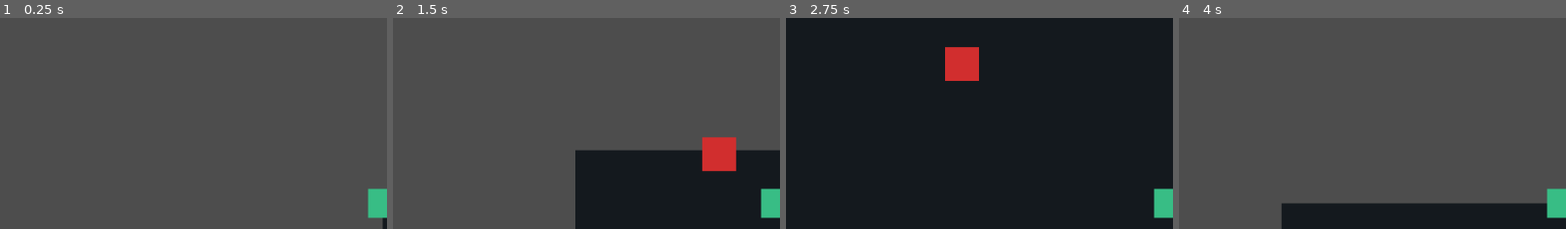
Above: before the commit, frames 1-4 (left to right).
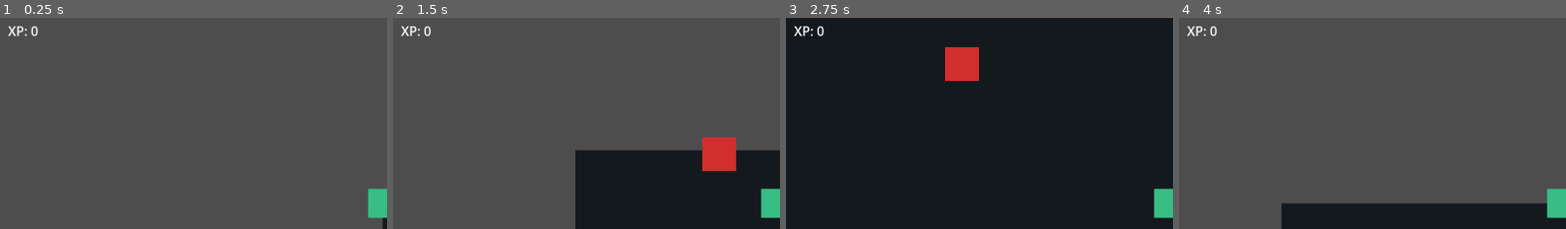
Above: after the commit, the same moments.

Repository: djlasher/Multi-Agent-Volume-1-RPG
Game: Godot game, scene res://scenes/main.tscn
Same seed, same stepped clock (60 frames per second), same inputs: the game is played once before the commit and once after it.
Inputs (mouse positions are % of the whole screen's width and height, from its top left):
- Up to frame 1 (0.25 s): no input
- Up to frame 2 (1.5 s): tap Enter at 0.5 s; move the mouse to (72, 43) at 0.52 s; hold Right (ui_right) 0.53-1.28 s; tap R at 0.6, 1.35 s; click (72, 43) at 0.67 s; tap Space at 0.77 s; move the mouse to (30, 54) at 1.27 s; hold Down (ui_down) from 1.28 s (still down)
- Up to frame 3 (2.75 s): tap Space at 1.52 s; move the mouse to (60, 26) at 2.02 s; release Down (ui_down) at 2.03 s; hold Right (ui_right) from 2.03 s (still down); tap R at 2.1 s
- Up to frame 4 (4 s): move the mouse to (45, 69) at 2.77 s; release Right (ui_right) at 2.78 s; hold Up (ui_up) 2.78-3.53 s; tap R at 2.85, 3.6 s; click (45, 69) at 2.92 s; tap Space at 3.02, 3.77 s; move the mouse to (80, 64) at 3.52 s; hold Left (ui_left) from 3.53 s (still down)
The pictures show only the part of the screen within x 1-51%, y 5-55%; the shares and areas given below are measured in that part.

The runs differ from the first frame. In frame 1, 0.2% of the frame differs, in the area x 2-10%, y 3-9%; in frame 2, 0.2%; in frame 3, 0.2%; in frame 4, 0.2%.

Commit message:
Add XP pickup loop

Diff:
--- a/scenes/main.tscn
+++ b/scenes/main.tscn
@@ -37,6 +37,13 @@
 offset_bottom=42.0
 text="Enemies defeated: 0"
 
+[node name="XPCountLabel" type="Label" parent="GameUI"]
+offset_left=16.0
+offset_top=44.0
+offset_right=220.0
+offset_bottom=70.0
+text="XP: 0"
+
 [node name="GameOverLabel" type="Label" parent="GameUI"]
 visible=false
 offset_left=324.0
--- /dev/null
+++ b/scenes/xp_pickup.tscn
@@ -0,0 +1,19 @@
+[gd_scene load_steps=3 format=3 uid="uid://xp_pickup_placeholder"]
+
+[ext_resource type="Script" path="res://scripts/xp_pickup.gd" id="1_xp_pickup_script"]
+
+[sub_resource type="RectangleShape2D" id="1"]
+size=Vector2(14, 14)
+
+[node name="XPPickup" type="Area2D"]
+script=ExtResource("1_xp_pickup_script")
+
+[node name="Body" type="ColorRect" parent="."]
+offset_left=-7.0
+offset_top=-7.0
+offset_right=7.0
+offset_bottom=7.0
+color=Color(0.35, 0.65, 1, 1)
+
+[node name="CollisionShape2D" type="CollisionShape2D" parent="."]
+shape=SubResource("1")
--- a/scripts/enemy.gd
+++ b/scripts/enemy.gd
@@ -36,5 +36,5 @@
 		defeated = true
 		print("Enemy defeated")
 		if get_tree().current_scene.has_method("enemy_defeated"):
-			get_tree().current_scene.enemy_defeated()
+			get_tree().current_scene.enemy_defeated(global_position)
 		queue_free()
--- a/scripts/main.gd
+++ b/scripts/main.gd
@@ -1,22 +1,32 @@
 extends Node2D
 
 const ENEMY_SCENE := preload("res://scenes/enemy.tscn")
+const XP_PICKUP_SCENE := preload("res://scenes/xp_pickup.tscn")
 
 @export var enemy_respawn_delay: float = 1.25
 
 var enemies_defeated: int = 0
+var xp: int = 0
 
 @onready var defeated_count_label: Label = $GameUI/DefeatedCountLabel
+@onready var xp_count_label: Label = $GameUI/XPCountLabel
 @onready var enemy_spawn_point: Node2D = $EnemySpawnPoint
 
 func _ready() -> void:
 	_update_defeated_count()
+	_update_xp_count()
 
-func enemy_defeated() -> void:
+func enemy_defeated(defeat_position: Vector2) -> void:
 	enemies_defeated += 1
 	_update_defeated_count()
 	print("Enemies defeated: %s" % enemies_defeated)
+	_spawn_xp_pickup(defeat_position)
 	_respawn_enemy_after_delay()
+
+func collect_xp(amount: int) -> void:
+	xp += amount
+	_update_xp_count()
+	print("XP: %s" % xp)
 
 func _respawn_enemy_after_delay() -> void:
 	await get_tree().create_timer(enemy_respawn_delay).timeout
@@ -24,5 +34,13 @@
 	enemy.position = enemy_spawn_point.position
 	add_child(enemy)
 
+func _spawn_xp_pickup(spawn_position: Vector2) -> void:
+	var pickup := XP_PICKUP_SCENE.instantiate()
+	pickup.position = spawn_position
+	add_child(pickup)
+
 func _update_defeated_count() -> void:
 	defeated_count_label.text = "Enemies defeated: %s" % enemies_defeated
+
+func _update_xp_count() -> void:
+	xp_count_label.text = "XP: %s" % xp
--- /dev/null
+++ b/scripts/xp_pickup.gd
@@ -0,0 +1,14 @@
+extends Area2D
+
+@export var xp_value: int = 1
+
+func _ready() -> void:
+	body_entered.connect(_on_body_entered)
+
+func _on_body_entered(body: Node2D) -> void:
+	if not body.name == "Player":
+		return
+
+	if get_tree().current_scene.has_method("collect_xp"):
+		get_tree().current_scene.collect_xp(xp_value)
+	queue_free()
Not shown, changed: DEVELOPMENT_LOG.md
Not shown, changed: docs/DEVLOG.md
Not shown, changed: docs/RUNNING_LOCALLY.md
